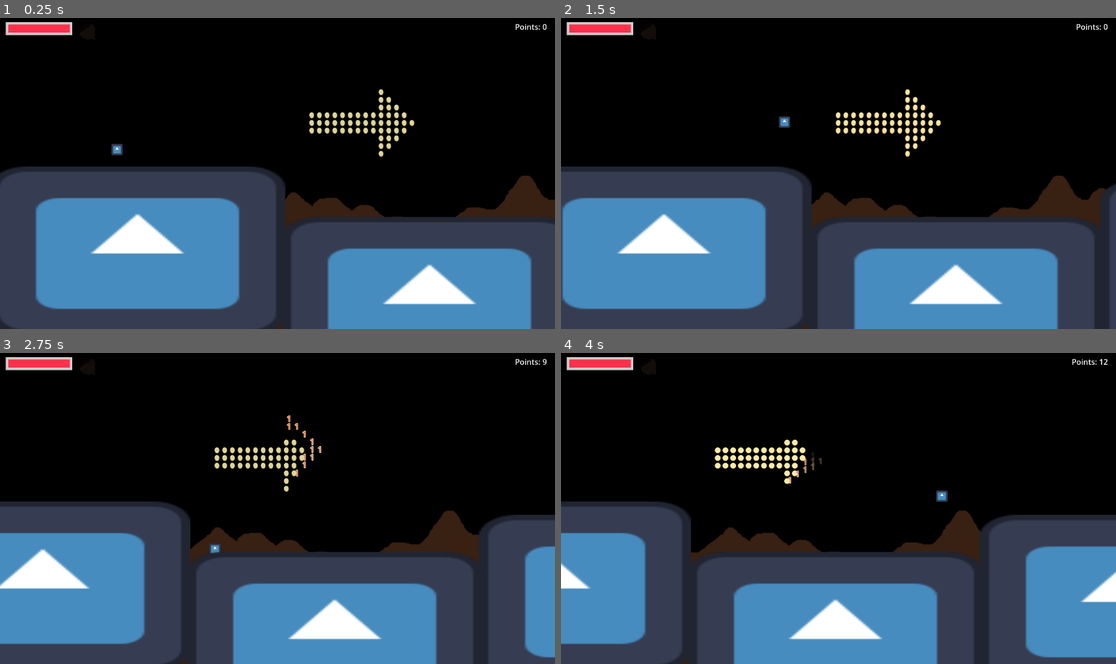
Above: before the commit, frames 1-4 (two rows, left to right).
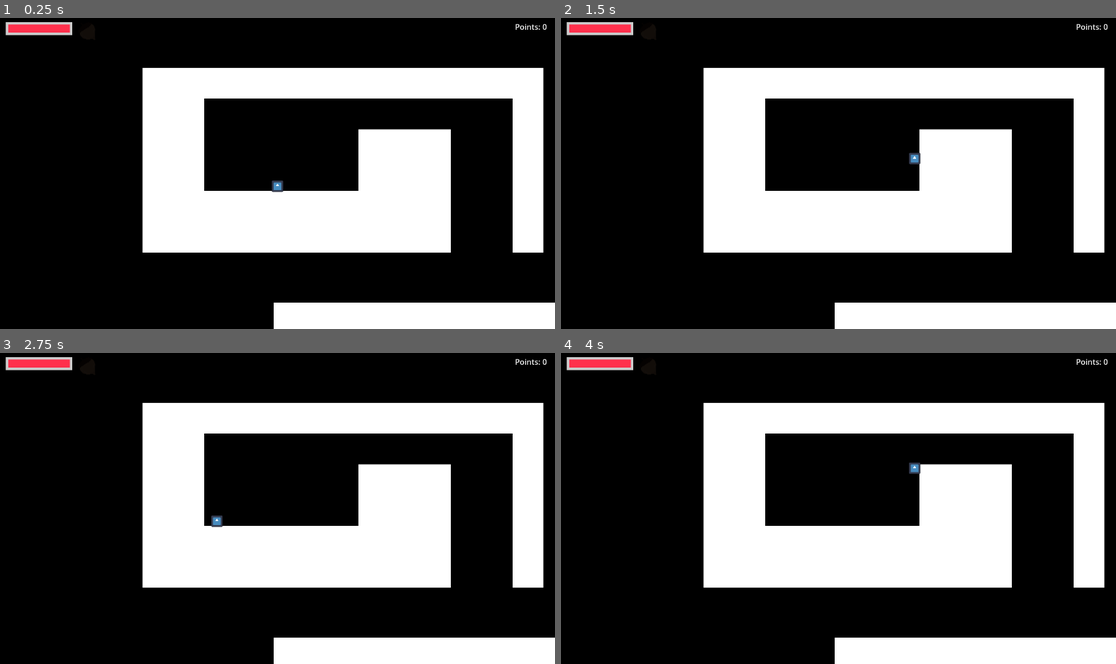
Above: after the commit, the same moments.

Repository: Kurooco/HonorsProject
Game: Godot game, scene res://globals/level_handler.tscn
The game is run twice, just before and just after one commit, with the same random seed, the same clock (stepped at 60 frames per second) and the same inputs. The engine's default icon, where the game draws it, is replaced by a stand-in: a white triangle on a blue panel in a dark square.
Inputs:
- Up to frame 1 (0.25 s): no input
- Up to frame 2 (1.5 s): hold Down (dive) 0.53-1.28 s; hold Right (right) from 0.53 s (still down); tap Up (jump) at 0.77 s; tap Space (interact) at 1.35 s
- Up to frame 3 (2.75 s): tap Up (jump) at 1.52 s; release Right (right) at 2.03 s; hold Left (left) from 2.03 s (still down); hold Down (dive) from 2.03 s (still down)
- Up to frame 4 (4 s): release Left (left) at 2.78 s; release Down (dive) at 2.78 s; hold Right (right) from 2.78 s (still down); tap Space (interact) at 2.85 s; tap Up (jump) at 3.02, 3.77 s; hold Down (dive) from 3.53 s (still down)

The runs differ from the first frame. In frame 1, 63% of the frame differs, in the area x 0-100%, y 15-100%; in frame 2, 63%; in frame 3, 63%; in frame 4, 63%.

Commit message:
made camera for rest areas

Diff:
--- a/globals/level_handler.tscn
+++ b/globals/level_handler.tscn
@@ -1,7 +1,7 @@
 [gd_scene load_steps=6 format=3 uid="uid://jip4wup8hkl7"]
 
 [ext_resource type="Script" uid="uid://d2mcprb77tpp2" path="res://globals/level_handler.gd" id="1_2e1au"]
-[ext_resource type="PackedScene" uid="uid://nkcwknm2y4tw" path="res://scenes/levels/level_1.tscn" id="2_d5bor"]
+[ext_resource type="PackedScene" uid="uid://cknpb7qewaitc" path="res://scenes/levels/rest_1.tscn" id="2_d5bor"]
 [ext_resource type="Script" uid="uid://jah44sasojar" path="res://scenes/ui/hud.gd" id="3_cp8yn"]
 [ext_resource type="Texture2D" uid="uid://chaceujneqia" path="res://art/acorn.png" id="4_d5bor"]
 
--- a/scenes/levels/rest_1.gd
+++ b/scenes/levels/rest_1.gd
@@ -3,7 +3,13 @@
 
 # Called when the node enters the scene tree for the first time.
 func _ready():
-	$StaticBody2D/Polygon2D.polygon = $StaticBody2D/CollisionPolygon2D.polygon
+	for child in get_children():
+		if child is StaticBody2D:
+			var col = child.get_children()[0]
+			var shape = Polygon2D.new()
+			shape.polygon = col.polygon
+			child.add_child(shape)
+	#$StaticBody2D/Polygon2D.polygon = $StaticBody2D/CollisionPolygon2D.polygon
 
 
 # Called every frame. 'delta' is the elapsed time since the previous frame.
--- a/scenes/levels/rest_1.tscn
+++ b/scenes/levels/rest_1.tscn
@@ -1,7 +1,8 @@
-[gd_scene load_steps=3 format=3 uid="uid://cknpb7qewaitc"]
+[gd_scene load_steps=4 format=3 uid="uid://cknpb7qewaitc"]
 
 [ext_resource type="Script" uid="uid://cxkxnxxoyp7pb" path="res://scenes/levels/rest_1.gd" id="1_n71rw"]
 [ext_resource type="PackedScene" uid="uid://bkj34yi74b4m7" path="res://scenes/player/player.tscn" id="2_7ktey"]
+[ext_resource type="Script" uid="uid://pb0u4cra7uok" path="res://scenes/levels/rest_camera.gd" id="3_7ktey"]
 
 [node name="Rest1" type="Node2D"]
 script = ExtResource("1_n71rw")
@@ -12,12 +13,35 @@
 [node name="CollisionPolygon2D" type="CollisionPolygon2D" parent="StaticBody2D"]
 polygon = PackedVector2Array(-128, 0, 192, 0, 192, -128, 384, -128, 384, 128, -256, 128, -256, -256, 448, -256, 576, -256, 576, 128, 512, 128, 512, -192, -128, -192)
 
-[node name="Polygon2D" type="Polygon2D" parent="StaticBody2D"]
+[node name="StaticBody2D2" type="StaticBody2D" parent="."]
+position = Vector2(272, 488)
+metadata/_edit_group_ = true
+
+[node name="CollisionPolygon2D" type="CollisionPolygon2D" parent="StaticBody2D2"]
+polygon = PackedVector2Array(-128, 0, 192, 0, 192, -128, 384, -128, 384, 128, -256, 128, -256, -256, 448, -256, 576, -256, 576, 128, 512, 128, 512, -192, -128, -192)
+
+[node name="StaticBody2D3" type="StaticBody2D" parent="."]
+position = Vector2(-704, 728)
+metadata/_edit_group_ = true
+
+[node name="CollisionPolygon2D" type="CollisionPolygon2D" parent="StaticBody2D3"]
+polygon = PackedVector2Array(-128, 0, 192, 0, 192, -128, 384, -128, 384, 128, -256, 128, -256, -256, 448, -256, 576, -256, 576, 128, 512, 128, 512, -192, -128, -192)
+
+[node name="StaticBody2D4" type="StaticBody2D" parent="."]
+position = Vector2(128, 928)
+metadata/_edit_group_ = true
+
+[node name="CollisionPolygon2D" type="CollisionPolygon2D" parent="StaticBody2D4"]
+polygon = PackedVector2Array(-128, 0, 192, 0, 192, -128, 384, -128, 384, 128, -256, 128, -256, -256, 448, -256, 576, -256, 576, 128, 512, 128, 512, -192, -128, -192)
 
 [node name="Player" parent="." instance=ExtResource("2_7ktey")]
 position = Vector2(24, -37)
 waiting_for_start = false
+in_rest_level = true
 
-[node name="Camera2D" type="Camera2D" parent="Player"]
+[node name="Camera2D" type="Camera2D" parent="." node_paths=PackedStringArray("player")]
+position = Vector2(24, -37)
 process_callback = 0
 position_smoothing_enabled = true
+script = ExtResource("3_7ktey")
+player = NodePath("../Player")
--- /dev/null
+++ b/scenes/levels/rest_camera.gd
@@ -0,0 +1,38 @@
+extends Camera2D
+
+@export var player : Node
+var current_position : Vector2
+var origin_point : Vector2
+var x_move_tween : Tween
+var y_move_tween : Tween
+var screen_width : float
+var screen_height : float
+
+# Called when the node enters the scene tree for the first time.
+func _ready():
+	current_position = position
+	origin_point = current_position
+	screen_width = get_viewport_rect().size.x/zoom.x
+	screen_height = get_viewport_rect().size.y/zoom.y
+
+# Called every frame. 'delta' is the elapsed time since the previous frame.
+func _process(delta):
+	if(abs(player.position.x - current_position.x) > screen_width/2):
+		current_position.x = round(player.position.x/screen_width) * screen_width
+		#current_position.x = int(player.position.x) - (int(player.position.x + screen_width/2) % int(screen_width)) + screen_width/2
+		print(player.position)
+		#print(current_position)
+		if(is_instance_valid(x_move_tween)):
+			x_move_tween.kill()
+		x_move_tween = create_tween()
+		x_move_tween.tween_property(self, "position", current_position, .2).set_trans(Tween.TRANS_CIRC)
+
+	if(abs(player.position.y - current_position.y) > screen_height/2):
+		current_position.y = round(player.position.y/screen_height) * screen_height
+		#current_position.x = int(player.position.x) - (int(player.position.x + screen_width/2) % int(screen_width)) + screen_width/2
+		print(player.position)
+		#print(current_position)
+		if(is_instance_valid(x_move_tween)):
+			x_move_tween.kill()
+		x_move_tween = create_tween()
+		x_move_tween.tween_property(self, "position", current_position, .2).set_trans(Tween.TRANS_CIRC)
--- a/scenes/player/player.gd
+++ b/scenes/player/player.gd
@@ -35,8 +35,8 @@
 		velocity += get_gravity() * delta * 2
 
 	# Out of bounds death
-	if(!in_rest_level && global_position.y > get_viewport().get_camera_2d().global_position.y + get_viewport_rect().size.y/2.0
-		|| position.x < get_viewport().get_camera_2d().position.x - get_viewport_rect().size.x):
+	if(!in_rest_level && (global_position.y > get_viewport().get_camera_2d().global_position.y + get_viewport_rect().size.y/2.0
+		|| position.x < get_viewport().get_camera_2d().position.x - get_viewport_rect().size.x)):
 		$HealthComponent.kill()
 		set_physics_process(false)
 
Not shown, added: scenes/levels/rest_camera.gd.uid
